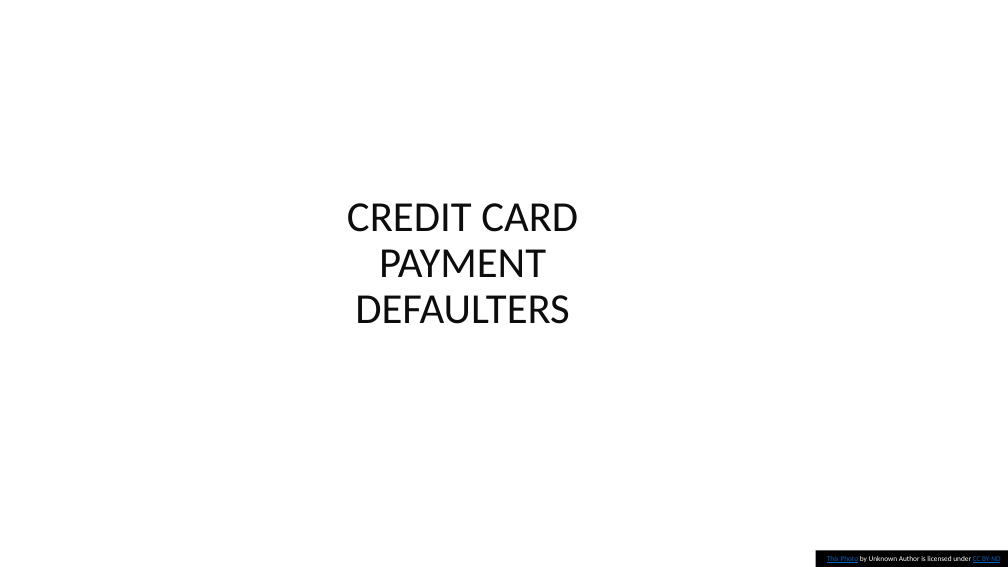
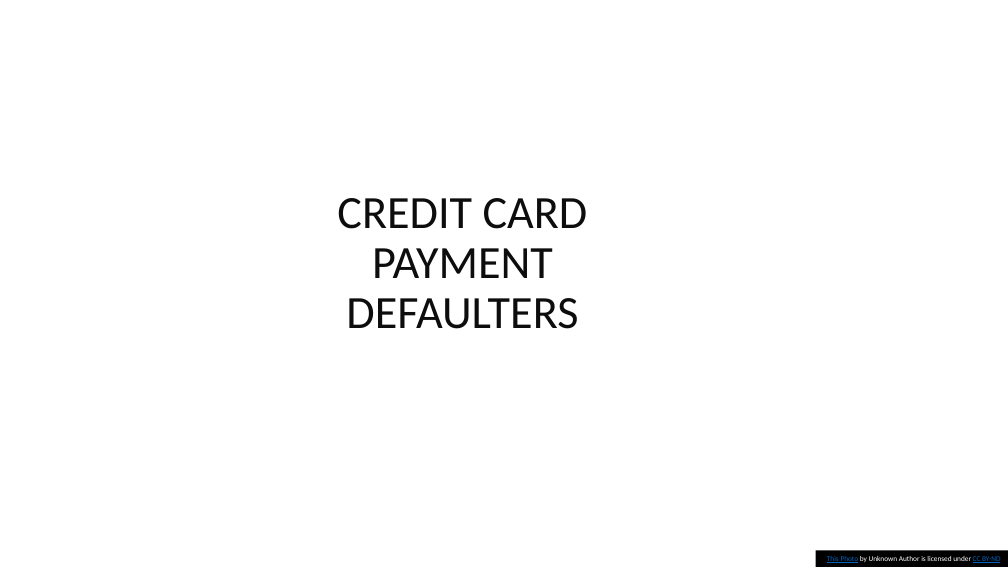
Before and after one commit to ambily-treesa/DAB103-CreditCardDefault, a slide deck: slide 1 of DAB103_Credit_Card_Payment_Default.pptx. Drawn at 1008x567 pixels with LibreOffice and Linux fonts; fonts in the diff are those of the drawing; background and template pictures are left out. Boxes give left, top, right and bottom in pixels: in the first picture for what was removed or moved away, otherwise in the second. Text is boxed around its words. In the diff, an @@ line names an element or a change of style, - is before the commit and + after.

```diff
--- a/DAB103_Credit_Card_Payment_Default.pptx
+++ b/DAB103_Credit_Card_Payment_Default.pptx
@@ text "CREDIT CARD PAYMENT DEFAULTERS" at [337, 198, 588, 329]: size 40.7 to 44 pt @@
```
Also in this commit, not shown: 12 other slides changed, 9 slides added, 2 slides removed.
